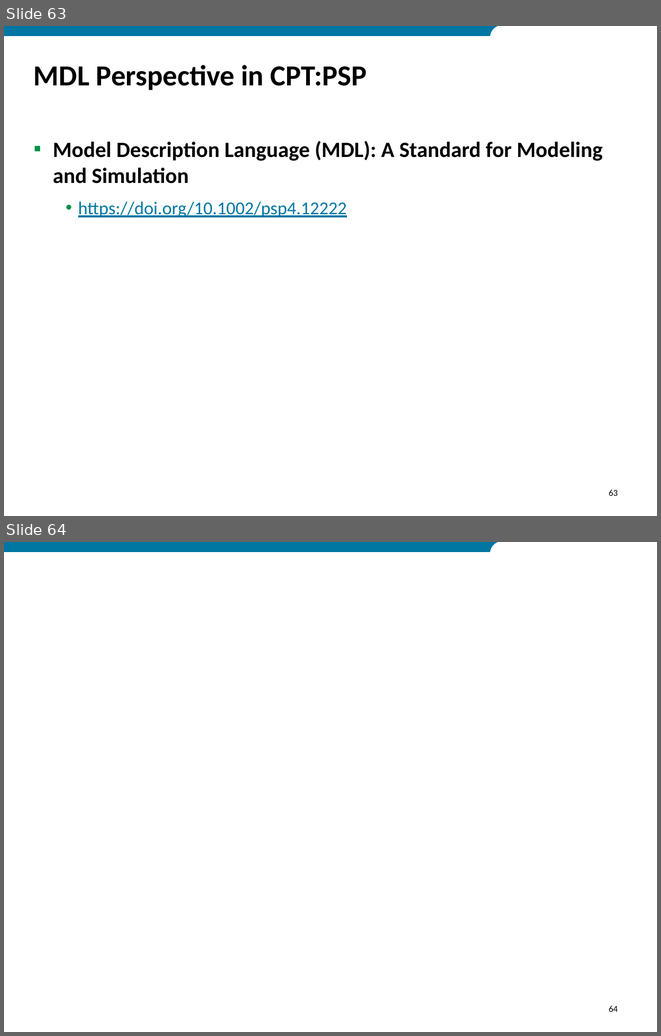
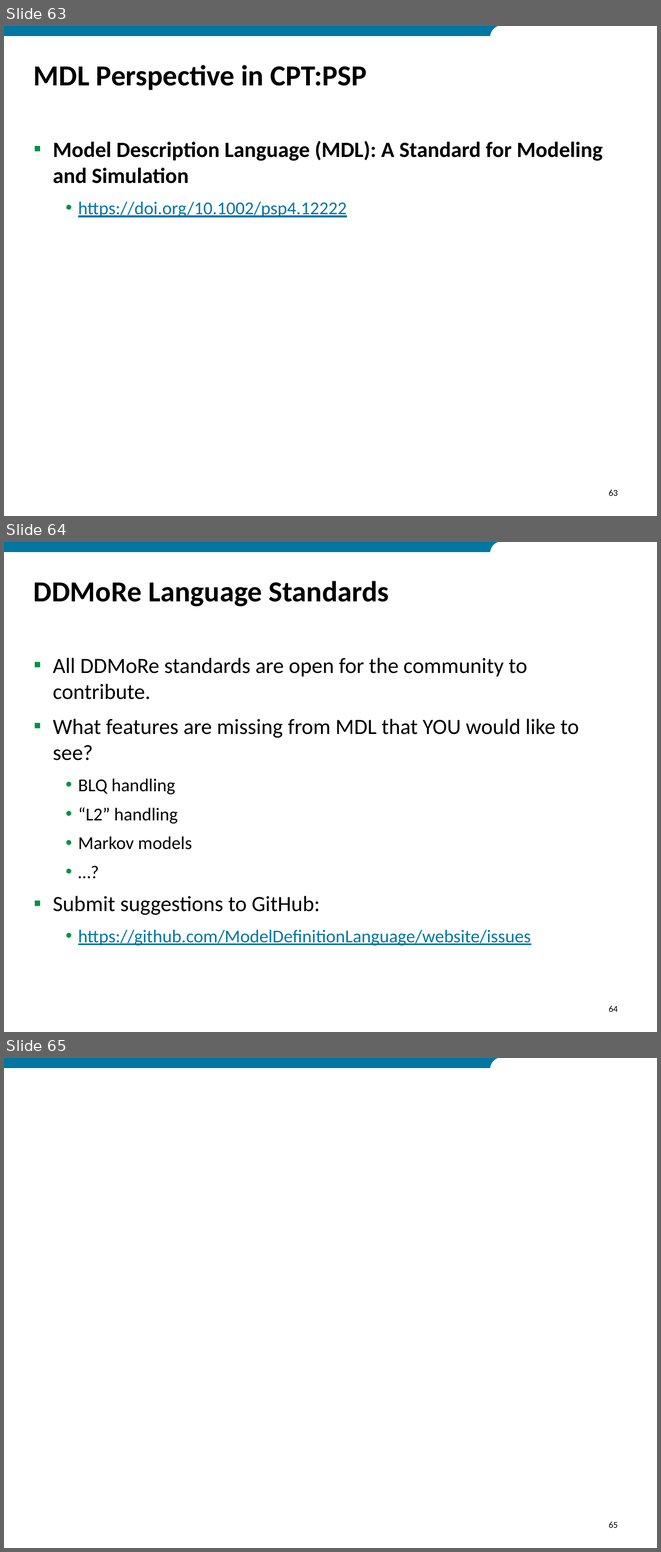
Before and after one commit to ModelDefinitionLanguage/MDLExamples, a slide deck: MDL_Tutorial_2018.pptx. Shown one above the other, each under a label of ours: slides 63 and 64 before the commit, slides 63, 64 and 65 after it. The pictures are 661x1036 and 661x1552 pixels, drawn with LibreOffice and Linux fonts; fonts in the diff are those of the drawing; background and template pictures are left out. Boxes give left, top, right and bottom in pixels: in the first picture for what was removed or moved away, otherwise in the second. Text is boxed around its words. In the diff, an @@ line names an element or a change of style, - is before the commit and + after.

```diff
--- a/MDL_Tutorial_2018.pptx
+++ b/MDL_Tutorial_2018.pptx
@@ slide 64 added at box(4, 542, 657, 1032), background #FFFFFF; not listed: 2 template elements that a slide beside it also shows @@
@@ title added at box(34, 581, 389, 607), 32 pt, text #000000, bold @@
+DDMoRe Language Standards
@@ text added at box(53, 658, 579, 945), 24 pt, text #000000 @@
+▪ All DDMoRe standards are open for the community to contribute.
+▪ What features are missing from MDL that YOU would like to see?
+  • BLQ handling
+  • “L2” handling
+  • Markov models
+  • …?
+▪ Submit suggestions to GitHub:
+  • https://github.com/ModelDefinitionLanguage/website/issues
@@ page number added at box(609, 1005, 618, 1012), 10 pt, text #000000 @@
+64
@@ what was slide 64 is now slide 65 @@
@@ page number at box(609, 1521, 618, 1528): text changed @@
-64
+65
```
Also in this commit, not shown: 4 slides changed.
